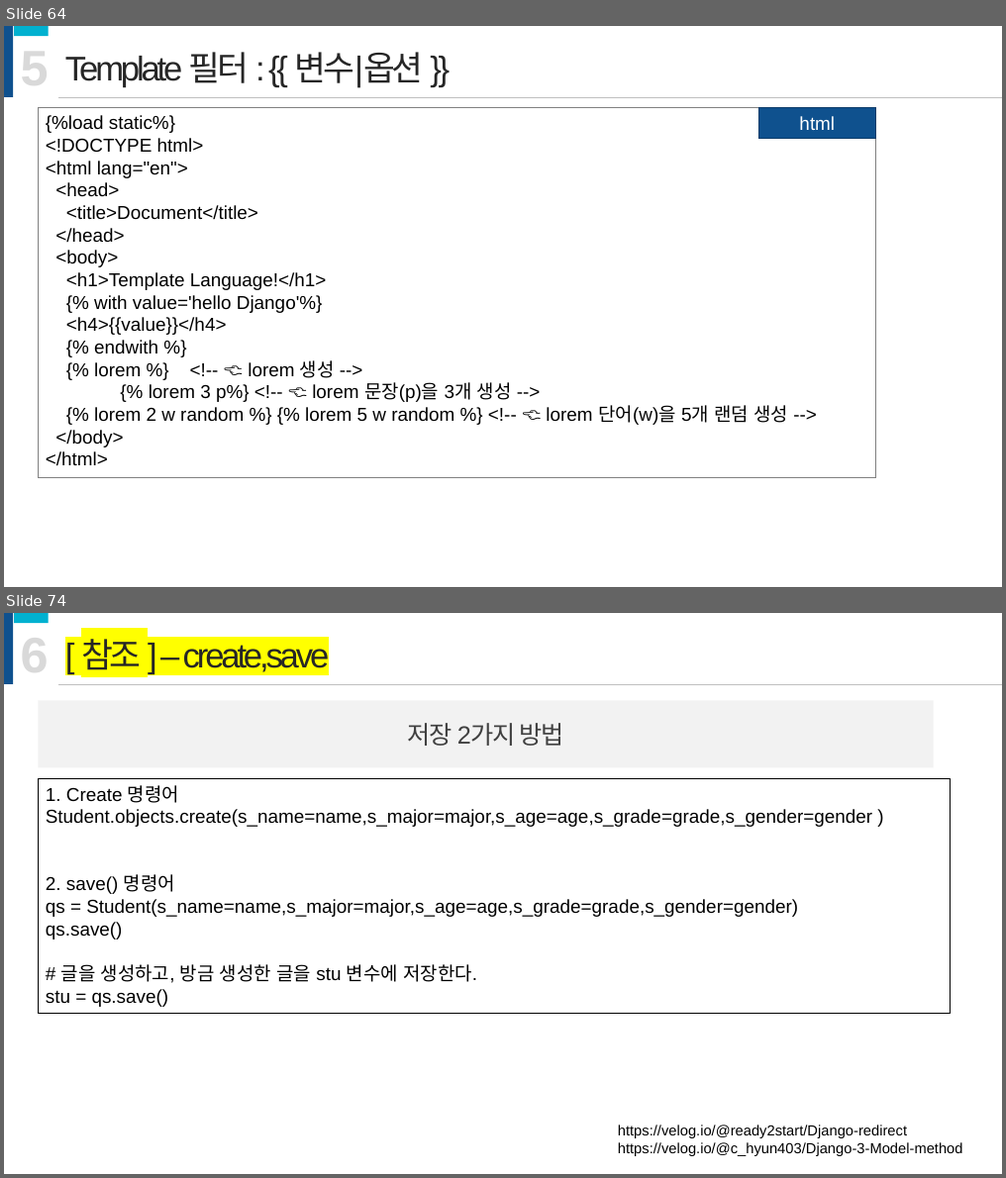
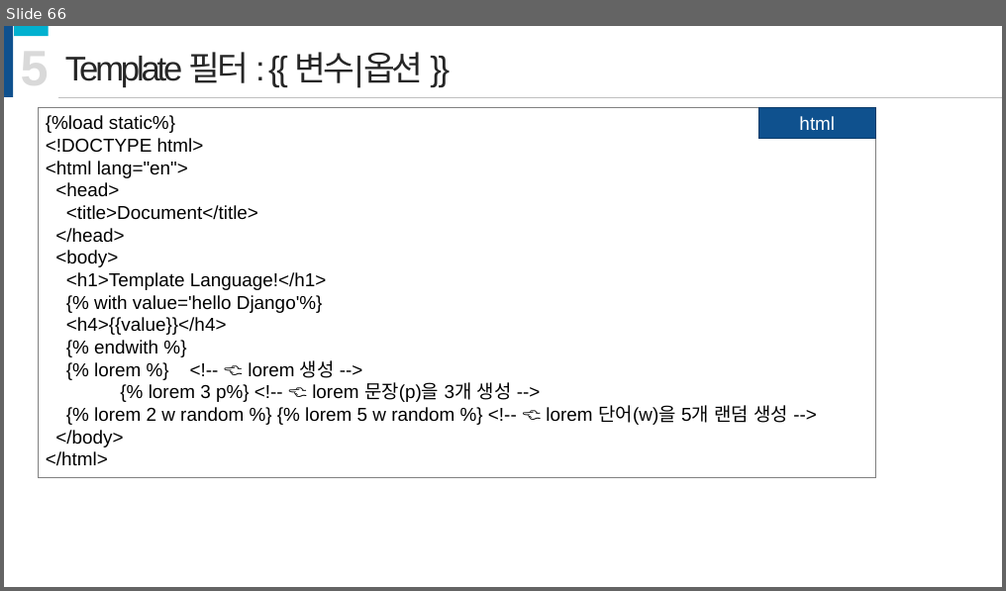
Before and after one commit to onulee/fastApi, a slide deck: fastApi강의.pptx. Shown one above the other, each under a label of ours: slides 64 and 74 before the commit, slide 66 after it; the slides between them are not shown. The pictures are 1006x1178 and 1006x591 pixels, drawn with LibreOffice and Linux fonts; fonts in the diff are those of the drawing. Boxes give left, top, right and bottom in pixels: in the first picture for what was removed or moved away, otherwise in the second. Text is boxed around its words. In the diff, an @@ line names an element or a change of style, - is before the commit and + after.

```diff
--- a/fastApi강의.pptx
+++ b/fastApi강의.pptx
@@ slide 74 removed at <box>4,613,1002,1174</box>, background #FFFFFF @@
@@ rectangle removed at <box>4,613,13,684</box> @@
@@ rectangle removed at <box>13,613,48,623</box> @@
@@ text removed at <box>21,628,49,683</box> @@
-6
@@ text removed at <box>81,639,330,674</box> @@
-[ 참조 ] – create,save
@@ rectangle removed at <box>39,700,934,768</box> @@
-저장 2가지 방법
@@ line removed from (57, 684) to (1002, 684) @@
@@ rectangle removed at <box>39,779,950,1014</box> @@
-1. Create 명령어
-Student.objects.create(s_name=name,s_major=major,s_age=age,s_grade=grade,s_gender=gender )
-2. save() 명령어
-qs = Student(s_name=name,s_major=major,s_age=age,s_grade=grade,s_gender=gender)
-qs.save()
-# 글을 생성하고, 방금 생성한 글을 stu 변수에 저장한다.
-stu = qs.save()
@@ text removed at <box>618,1125,963,1157</box> @@
-https://velog.io/@ready2start/Django-redirect
-https://velog.io/@c_hyun403/Django-3-Model-method
@@ what was slide 64 is now slide 66 @@
```
Also in this commit, not shown: 32 slides changed, 4 slides added, 24 other slides removed, 7 other files.
